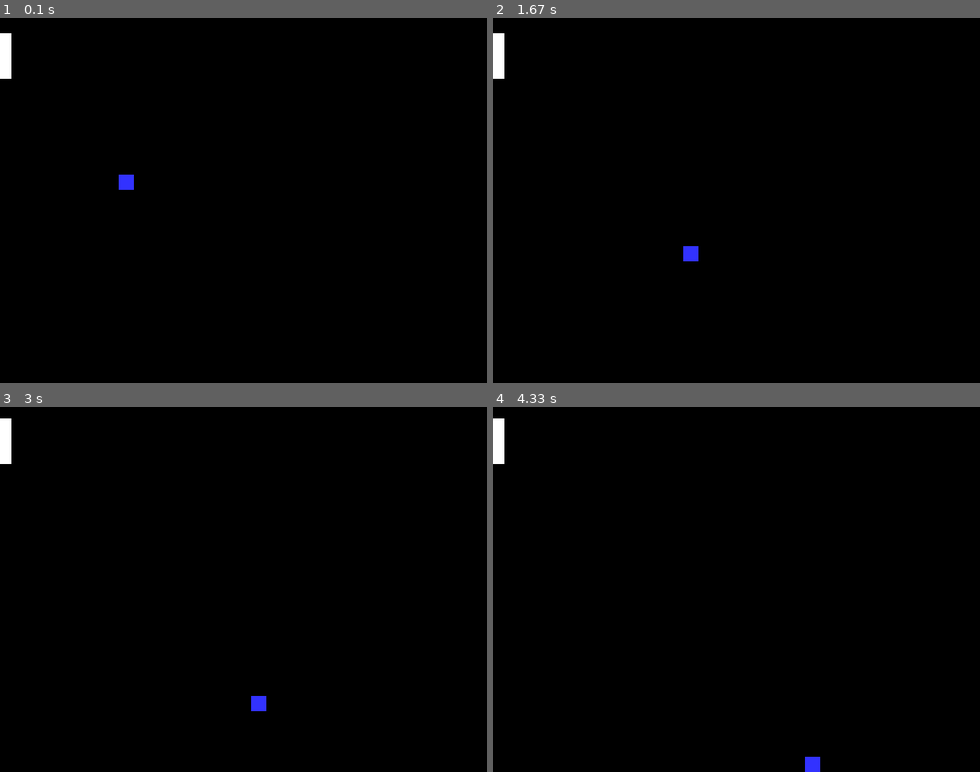
Above: before the commit, frames 1-4 (two rows, left to right).
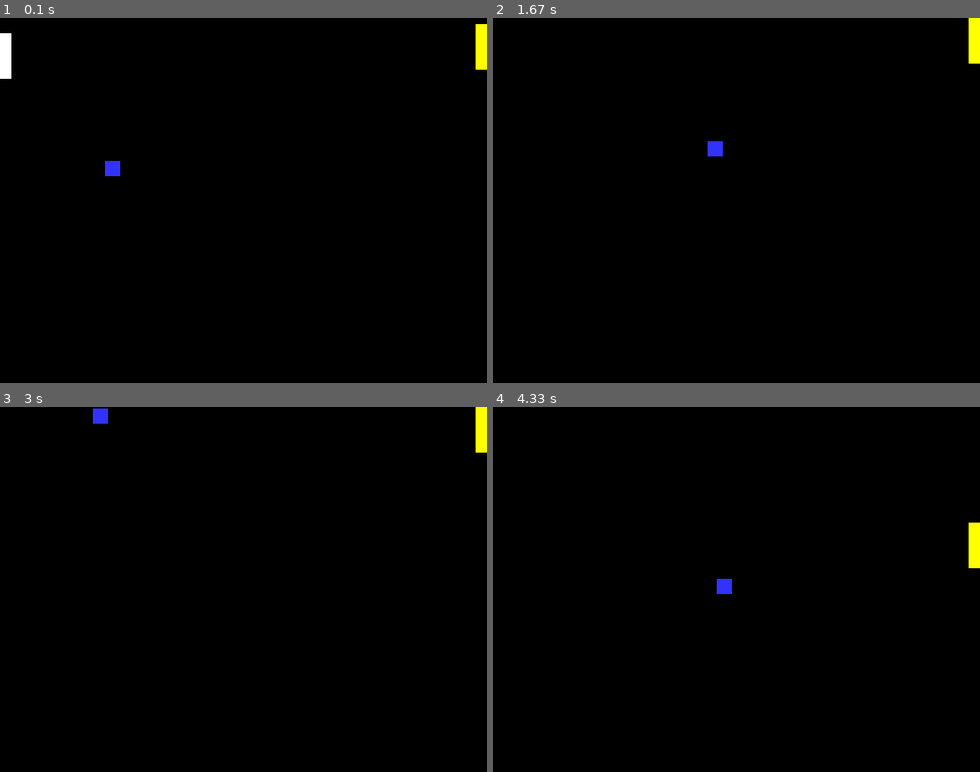
Above: after the commit, the same moments.

Repository: JavierRT7/RamosTurnes-classwork
Game: pygame game, started from pyGame/Pong/Pong.py
Same seed, same stepped clock (60 frames per second), same inputs: the game is played once before the commit and once after it.
Inputs:
- Up to frame 1 (0.1 s): no input
- Up to frame 2 (1.67 s): hold Up 0.33-0.8 s; hold Down 0.83-1.13 s; hold Up 1.17-1.53 s; hold Down from 1.57 s (still down)
- Up to frame 3 (3 s): release Down at 1.93 s; hold Up 1.97-2.27 s; hold Down 2.3-2.6 s; hold Up from 2.63 s (still down)
- Up to frame 4 (4.33 s): release Up at 3 s; hold Down 3.03-3.4 s; hold Up 3.43-3.73 s; hold Down 3.77-4.07 s; hold Up from 4.1 s (still down)

The runs differ from the first frame. In frame 1, 0.6% of the frame differs, in the area x 21-100%, y 1-48%; in frame 2, 0.8%, in the area x 0-100%, y 0-67%; in frame 3, 0.8%; in frame 4, 0.8%.

Commit message:
Update Pong.py

Diff:
--- a/pyGame/Pong/Pong.py
+++ b/pyGame/Pong/Pong.py
@@ -19,12 +19,23 @@
 ball_width = 20
 x_val = 150
 y_val = 200
-x_direction = 1
-y_direction = 1
+x_direction = -2
+y_direction = -2
 padd_length = 15
 padd_width = 60
 x_padd = 0
 y_padd = 20
+padd_collision = x_padd + 7.5
+padd_collision_y1 = y_padd + 30
+padd_collision_y2 = y_padd - 30
+ai_length = 15
+ai_width = 60
+x_ai = 625
+y_ai = 20
+ai_collision = x_ai + 7.5
+ai_collision_y1 = y_ai + 30
+ai_collision_y2 = y_ai - 30
+ai_direction = 2
 # -- Manages how fast screen refreshes
 clock = pygame.time.Clock()
 ### -- Game Loop
@@ -37,37 +48,74 @@
     keys = pygame.key.get_pressed()
         ## - the up key or down key has been pressed
     ### SRC - You can fix this by not including this in the for loop!
-    if keys[pygame.K_UP]:
-          y_padd = y_padd - 5
-    if keys[pygame.K_DOWN]:
-          y_padd = y_padd + 5
+  if keys[pygame.K_UP]:
+        y_padd = y_padd - 5
+        padd_collision_y1 = y_padd + 30
+        padd_collision_y2 = y_padd - 30
+  if keys[pygame.K_DOWN]:
+        y_padd = y_padd + 5
+        padd_collision_y1 = y_padd + 30
+        padd_collision_y2 = y_padd - 30
   #Next event
   # -- Game logic goes after this comment
-  if x_val == x_padd:  ### SRC - It might not be equal, especially if you make the ball go faster.
-      if y_val == y_padd:
-          x_direction = 1
+  if x_val < 8:  ### SRC - It might not be equal, especially if you make the ball go faster.
+    if y_val < padd_collision_y1:
+      if y_val > padd_collision_y2:
+        x_direction = 3
+        if y_direction == 2:
+          y_direction = 3
+        #End If
+        if y_direction == -2:
+          y_direction = -3
+        #End If
       #End If
+    #End If
   #End If
-  if x_val == 640:
-      x_direction = -1
+  if x_val > 617:  ### SRC - It might not be equal, especially if you make the ball go faster.
+    if y_val < ai_collision_y1:
+      if y_val > ai_collision_y2:
+        x_direction = -3
+      #End If
+    #End If
+  #End If
+  if y_direction > 0:
+      ai_direction = 2
+  #End If
+  if y_direction < 0:
+      ai_direction = -2
+  #End If
+  if y_ai > 460:
+      ai_direction = -2
+  #End If
+  if y_ai < 0:
+      ai_direction = 2
+  #End If
+  if x_val > 640:
+      x_direction = 2
+      x_val = 320
+      y_val = 200
       #End If
   if x_val < -10:
-      x_direction = 1
-      x_val = 150
+      x_direction = -2
+      x_val = 320
       y_val = 200
       #End If
-  if y_val == 0:
-      y_direction = 1
+  if y_val < 0:
+      y_direction = 2
       #End If
-  if y_val == 480:
-      y_direction = -1
+  if y_val > 480:
+      y_direction = -2
   x_val = x_val + x_direction
   y_val = y_val + y_direction
+  y_ai = y_ai + ai_direction
+  ai_collision_y1 = y_ai + 26
+  ai_collision_y2 = y_ai - 26
   # -- Screen background is BLACK
   screen.fill (BLACK)
   # -- Draw here
   pygame.draw.rect(screen, BLUE, (x_val,y_val,ball_width,ball_width))
   pygame.draw.rect(screen, WHITE, (x_padd, y_padd, padd_length, padd_width))
+  pygame.draw.rect(screen, YELLOW, (x_ai, y_ai, ai_length, ai_width))
   # -- flip display to reveal new position of objects
   pygame.display.flip()
   # - The clock ticks over
